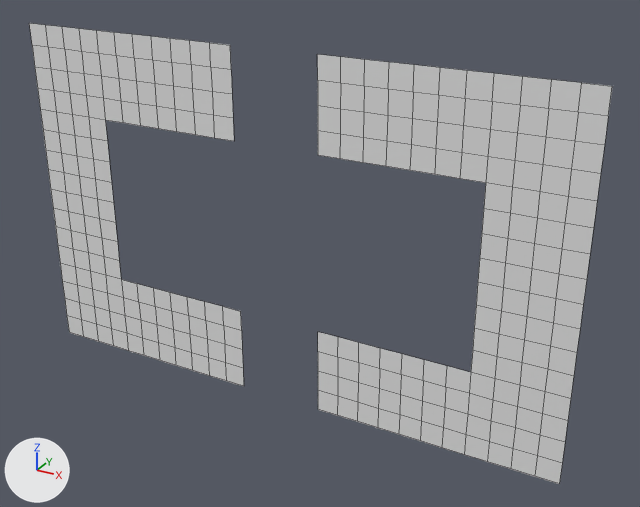
The OBJ model MardukGame/Assets/Tiled2Unity/Meshes/caveChunk11.obj: old version first, new version second.
Before and after are seen from a camera (50 mm lens) standing at (-1440.0, -1907.0, -343.0) and looking at (-2512.0, 42.0, -1318.0). Every picture has the same lights, and +X, +Y and +Z are marked at lower left. Mesh edges are drawn as thin lines. Where no turn or scale is listed for an object, it has been applied to the vertices.

Objects in the first picture: 'caveChunk11'.
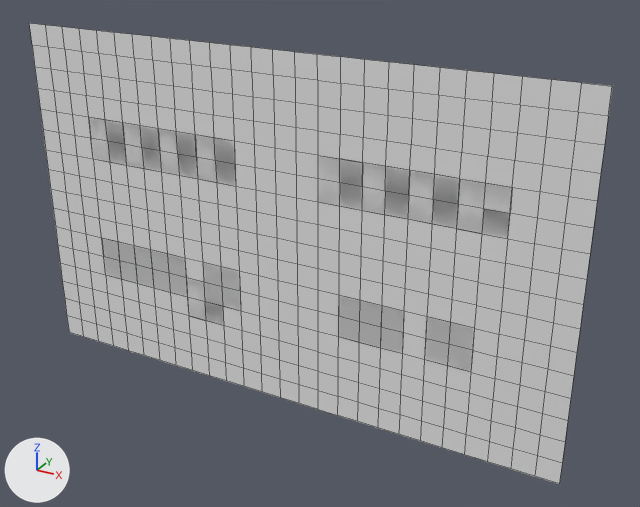
Where the change shows, as pixel boxes [x1, y1, x2, y2] in the pictures (640 x 507 px):
part 1 of me_cavechunk11, added
    after: [105, 45, 510, 409]

The change, as a diff of the scene's bpy script:
```diff
--- a/MardukGame/Assets/Tiled2Unity/Meshes/caveChunk11.obj.py
+++ b/MardukGame/Assets/Tiled2Unity/Meshes/caveChunk11.obj.py
@@ me_cavechunk11 @@
 # used by ob_cavechunk11; location = (0.0, 0.0, 0.0)
-me_cavechunk11.from_pydata(...)  # 310 vertices, 240 faces; spans x -3456.0..-1792.0, y 0.0, z -1792.0..-768.0
+me_cavechunk11.from_pydata(...)  # 459 vertices, 432 faces; spans x -3456.0..-1792.0, y 0.0, z -1792.0..-768.0
+# me_cavechunk11 part 1
+# 17 new vertices lie (-64.0, 0.0, 0.0) away from vertices in x -2496.0..-2048.0, y 0.0, z -1792.0..-768.0
+# 17 new vertices lie (-64.0, 0.0, 0.0) away from vertices in x -2560.0..-2112.0, y 0.0, z -1792.0..-768.0
+# 17 new vertices lie (-64.0, 0.0, 0.0) away from vertices in x -2624.0..-2176.0, y 0.0, z -1792.0..-768.0
+# 14 new vertices lie (0.0, 0.0, -64.0) away from vertices in x -3136.0..-2304.0, y 0.0, z -1024.0
+# 14 new vertices lie (0.0, 0.0, -64.0) away from vertices in x -3136.0..-2304.0, y 0.0, z -1088.0
+# 14 new vertices lie (0.0, 0.0, -64.0) away from vertices in x -3136.0..-2304.0, y 0.0, z -1152.0
+# 14 new vertices lie (0.0, 0.0, -64.0) away from vertices in x -3136.0..-2304.0, y 0.0, z -1216.0
+# 14 new vertices lie (0.0, 0.0, -64.0) away from vertices in x -3136.0..-2304.0, y 0.0, z -1280.0
+# 14 new vertices lie (0.0, 0.0, -64.0) away from vertices in x -3136.0..-2304.0, y 0.0, z -1344.0
+# 14 new vertices lie (0.0, 0.0, -64.0) away from vertices in x -3136.0..-2304.0, y 0.0, z -1408.0
+# 192 new faces join them
```
